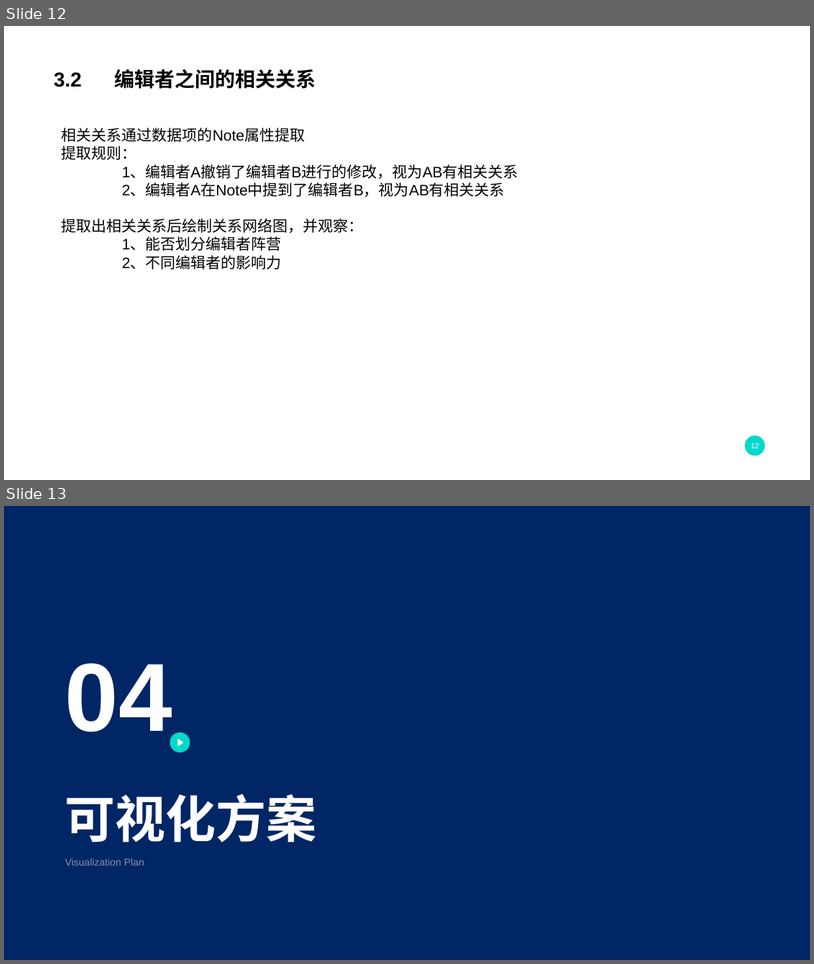
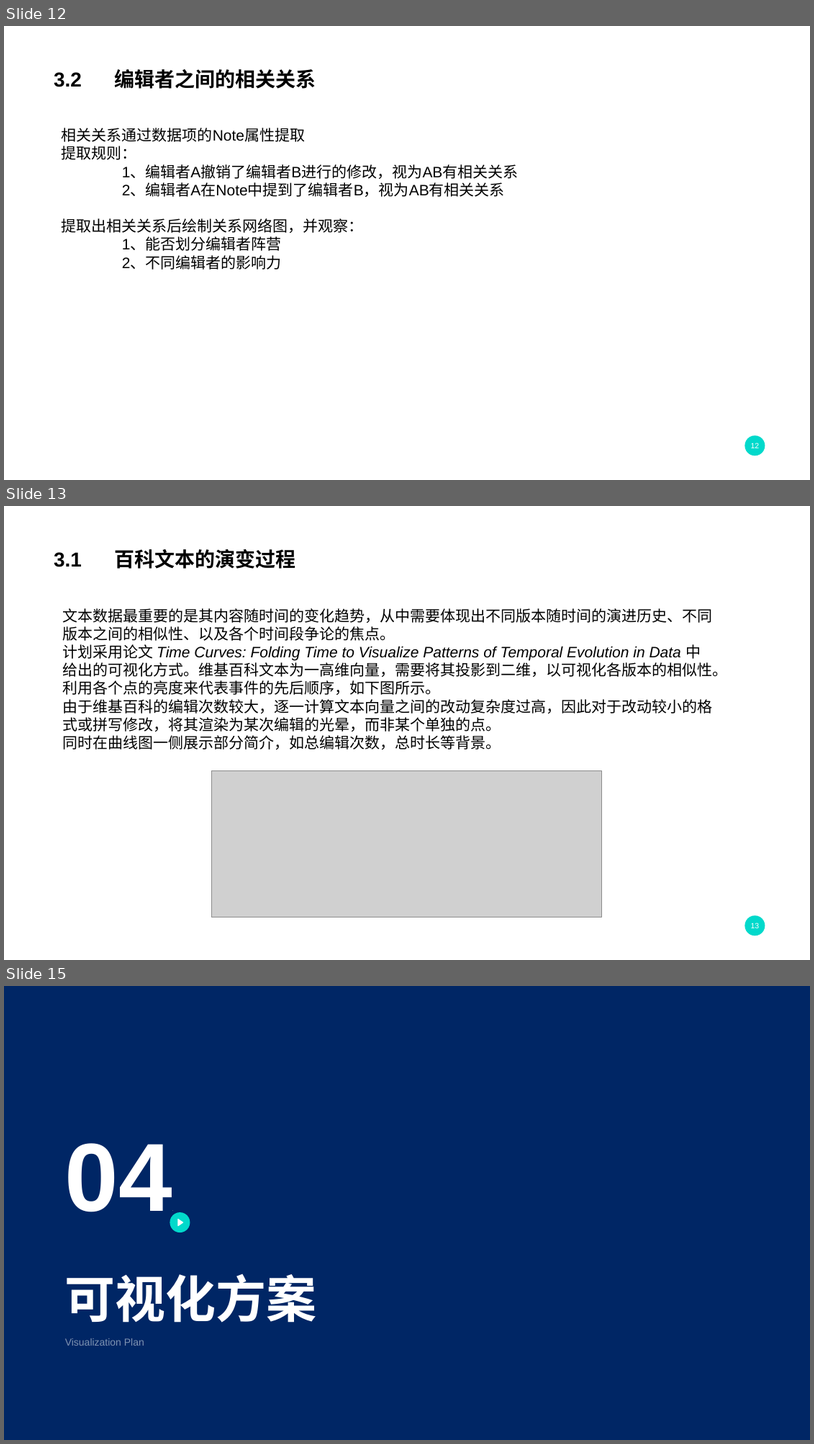
Before and after one commit to PKUzhuojiu/VIS_WIKI, a slide deck: 原设计/设计报告v2.pptx. Shown one above the other, each under a label of ours: slides 12 and 13 before the commit, slides 12, 13 and 15 after it; the slides between them are not shown. The pictures are 814x964 and 814x1444 pixels, drawn with LibreOffice and Linux fonts; fonts in the diff are those of the drawing; grey boxes stand for pictures; background and template pictures are left out. Boxes give left, top, right and bottom in pixels: in the first picture for what was removed or moved away, otherwise in the second. Text is boxed around its words. In the diff, an @@ line names an element or a change of style, - is before the commit and + after.

```diff
--- a/原设计/设计报告v2.pptx
+++ b/原设计/设计报告v2.pptx
@@ slide 13 added at [4, 506, 810, 960], background picture (left out); not listed: 1 template element that a slide beside it also shows @@
@@ title added at [54, 549, 296, 569], 24 pt, text #000000, bold @@
+3.1 百科文本的演变过程
@@ text added at [62, 608, 728, 749], 18 pt, text #000000 @@
+文本数据最重要的是其内容随时间的变化趋势，从中需要体现出不同版本随时间的演进历史、不同版本之间的相似性、以及各个时间段争论的焦点。
+计划采用论文 Time Curves: Folding Time to Visualize Patterns of Temporal Evolution in Data 中给出的可视化方式。维基百科文本为一高维向量，需要将其投影到二维，以可视化各版本的相似性。
+利用各个点的亮度来代表事件的先后顺序，如下图所示。
+由于维基百科的编辑次数较大，逐一计算文本向量之间的改动复杂度过高，因此对于改动较小的格式或拼写修改，将其渲染为某次编辑的光晕，而非某个单独的点。
+同时在曲线图一侧展示部分简介，如总编辑次数，总时长等背景。
@@ picture added at [211, 771, 602, 917] @@
@@ page number added at [751, 922, 760, 928], 9 pt, text #FFFFFF @@
+13
@@ what was slide 13 is now slide 15 @@
```
Also in this commit, not shown: 2 other slides added, 2 other files.
